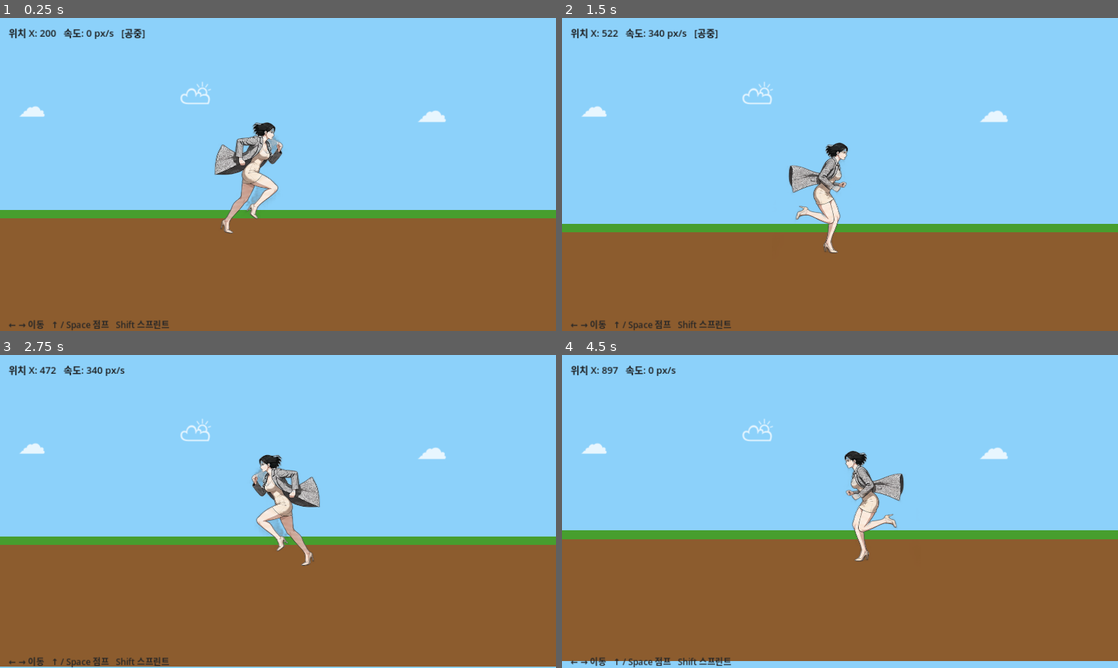
Above: before the commit, frames 1-4 (two rows, left to right).
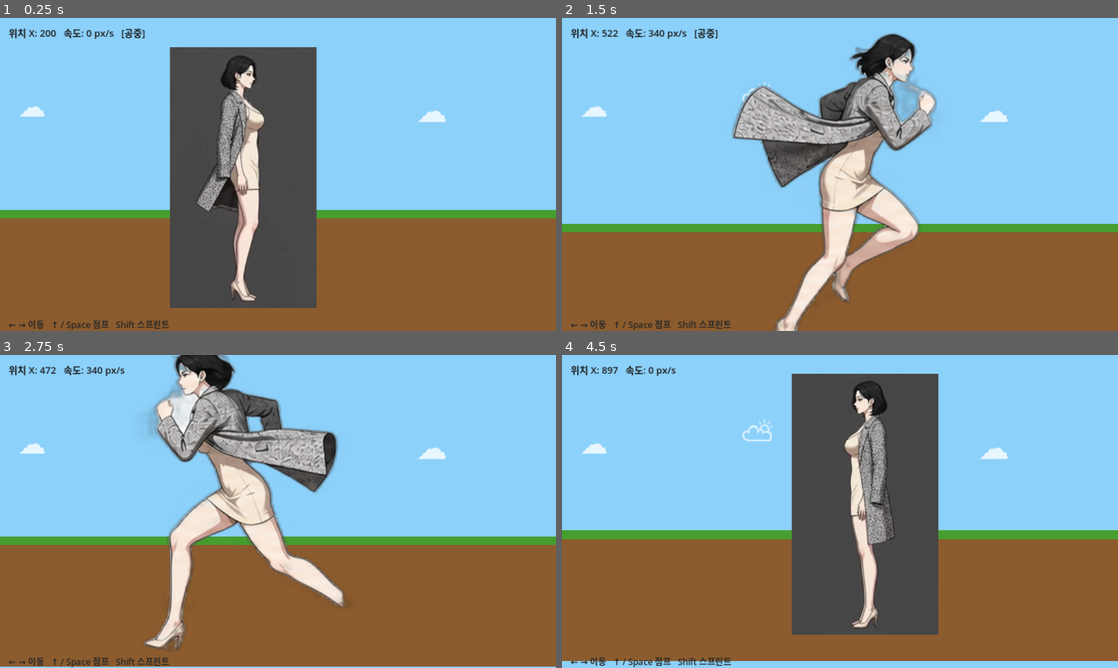
Above: after the commit, the same moments.

Repository: sean-park-funda/runner-game
Game: Godot game, scene res://scenes/Main.tscn
Two runs of this game, one before a commit and one after it. Both use one fixed random seed, a clock stepped at 60 frames per second and the inputs below.
Inputs:
- Up to frame 1 (0.25 s): no input
- Up to frame 2 (1.5 s): tap Enter (ui_accept) at 0.5, 0.77 s; hold Right (ui_right) from 0.53 s (still down)
- Up to frame 3 (2.75 s): tap Enter (ui_accept) at 1.52 s; release Right (ui_right) at 2.03 s; hold Left (ui_left) from 2.03 s (still down)
- Up to frame 4 (4.5 s): release Left (ui_left) at 2.78 s; hold Right (ui_right) 2.78-4.28 s; tap Enter (ui_accept) at 3.02, 3.77 s; hold Left (ui_left) from 4.28 s (still down)

The runs differ from the first frame. In frame 1, 22% of the frame differs, in the area x 30-57%, y 9-93%; in frame 2, 14%; in frame 3, 14%; in frame 4, 22%, in the area x 41-68%, y 6-90%.

Commit message:
Add idle animation, switch to run only on movement

Diff:
--- a/scripts/main.gd
+++ b/scripts/main.gd
@@ -13,7 +13,8 @@
 const SPEED         = 340.0
 const SPRINT_SPEED  = 600.0
 const JUMP_VELOCITY = -680.0
-const FRAME_COUNT   = 7      # run.png 프레임 수 (1792÷256)
+const RUN_FRAMES    = 7      # run.png 프레임 수
+const IDLE_FRAMES   = 13     # idle.png 프레임 수
 const ANIM_FPS      = 12.0   # 재생 속도 (높을수록 빠름)
 
 func _ready() -> void:
@@ -96,29 +97,43 @@
 	player.add_child(camera)
 
 func _load_sprite_sheet() -> void:
-	var texture: Texture2D = load("res://assets/sprites/run.png")
-	var img := texture.get_image()
-	var frame_w := img.get_width() / FRAME_COUNT
-	var frame_h := img.get_height()
-
 	var frames := SpriteFrames.new()
+
+	# ── run 애니메이션 ──────────────────────────────────────
+	var run_tex: Texture2D = load("res://assets/sprites/run.png")
+	var run_img := run_tex.get_image()
+	var run_fw := run_img.get_width() / RUN_FRAMES
+	var run_fh := run_img.get_height()
 	frames.add_animation("run")
 	frames.set_animation_speed("run", ANIM_FPS)
 	frames.set_animation_loop("run", true)
-
-	for i in FRAME_COUNT:
+	for i in RUN_FRAMES:
 		var atlas := AtlasTexture.new()
-		atlas.atlas = texture
-		atlas.region = Rect2(i * frame_w, 0, frame_w, frame_h)
+		atlas.atlas = run_tex
+		atlas.region = Rect2(i * run_fw, 0, run_fw, run_fh)
 		frames.add_frame("run", atlas)
 
+	# ── idle 애니메이션 ─────────────────────────────────────
+	var idle_tex: Texture2D = load("res://assets/sprites/idle.png")
+	var idle_img := idle_tex.get_image()
+	var idle_fw := idle_img.get_width() / IDLE_FRAMES
+	var idle_fh := idle_img.get_height()
+	frames.add_animation("idle")
+	frames.set_animation_speed("idle", ANIM_FPS)
+	frames.set_animation_loop("idle", true)
+	for i in IDLE_FRAMES:
+		var atlas := AtlasTexture.new()
+		atlas.atlas = idle_tex
+		atlas.region = Rect2(i * idle_fw, 0, idle_fw, idle_fh)
+		frames.add_frame("idle", atlas)
+
 	anim_sprite.sprite_frames = frames
-	# 캐릭터 크기 조정 (256px → 화면에 적당한 크기)
-	# 프레임 높이 기준으로 화면에서 약 200px 높이가 되도록 스케일
+
+	# idle 프레임 높이 기준으로 스케일 (idle.png가 정사각 프레임)
 	var target_height := 600.0
-	var scale_factor := target_height / frame_h
+	var scale_factor := target_height / idle_fh
 	anim_sprite.scale = Vector2(scale_factor, scale_factor)
-	anim_sprite.play("run")
+	anim_sprite.play("idle")
 
 # ── UI ────────────────────────────────────────────────────
 func _build_ui() -> void:
@@ -170,9 +185,16 @@
 		anim_sprite.flip_h = false
 		camera.offset.x = 80
 
-	# 애니 속도를 이동 속도에 비례
-	var spd_ratio: float = abs(player.velocity.x) / SPEED
-	anim_sprite.speed_scale = max(0.4, spd_ratio)
+	# 애니메이션 전환: 움직일 때 run, 정지 시 idle
+	if abs(player.velocity.x) > 10.0:
+		if anim_sprite.animation != "run":
+			anim_sprite.play("run")
+		var spd_ratio: float = abs(player.velocity.x) / SPEED
+		anim_sprite.speed_scale = max(0.6, spd_ratio)
+	else:
+		if anim_sprite.animation != "idle":
+			anim_sprite.play("idle")
+		anim_sprite.speed_scale = 1.0
 
 	# UI 업데이트
 	if info_label:
Binary file added: assets/sprites/idle.png
